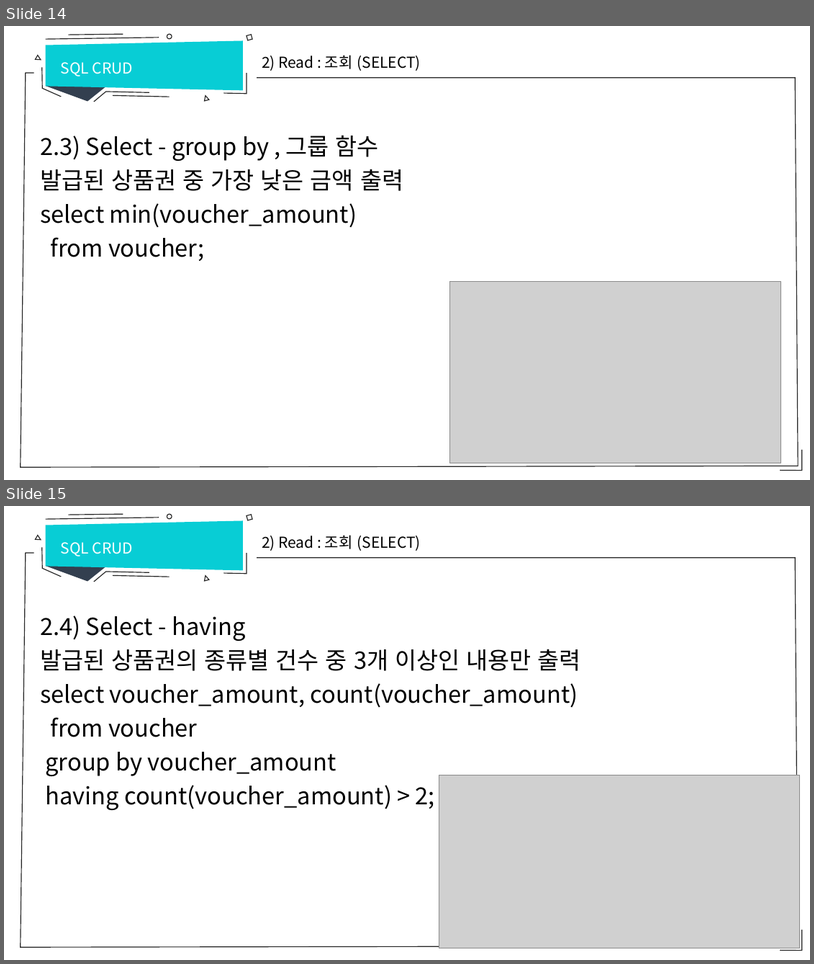
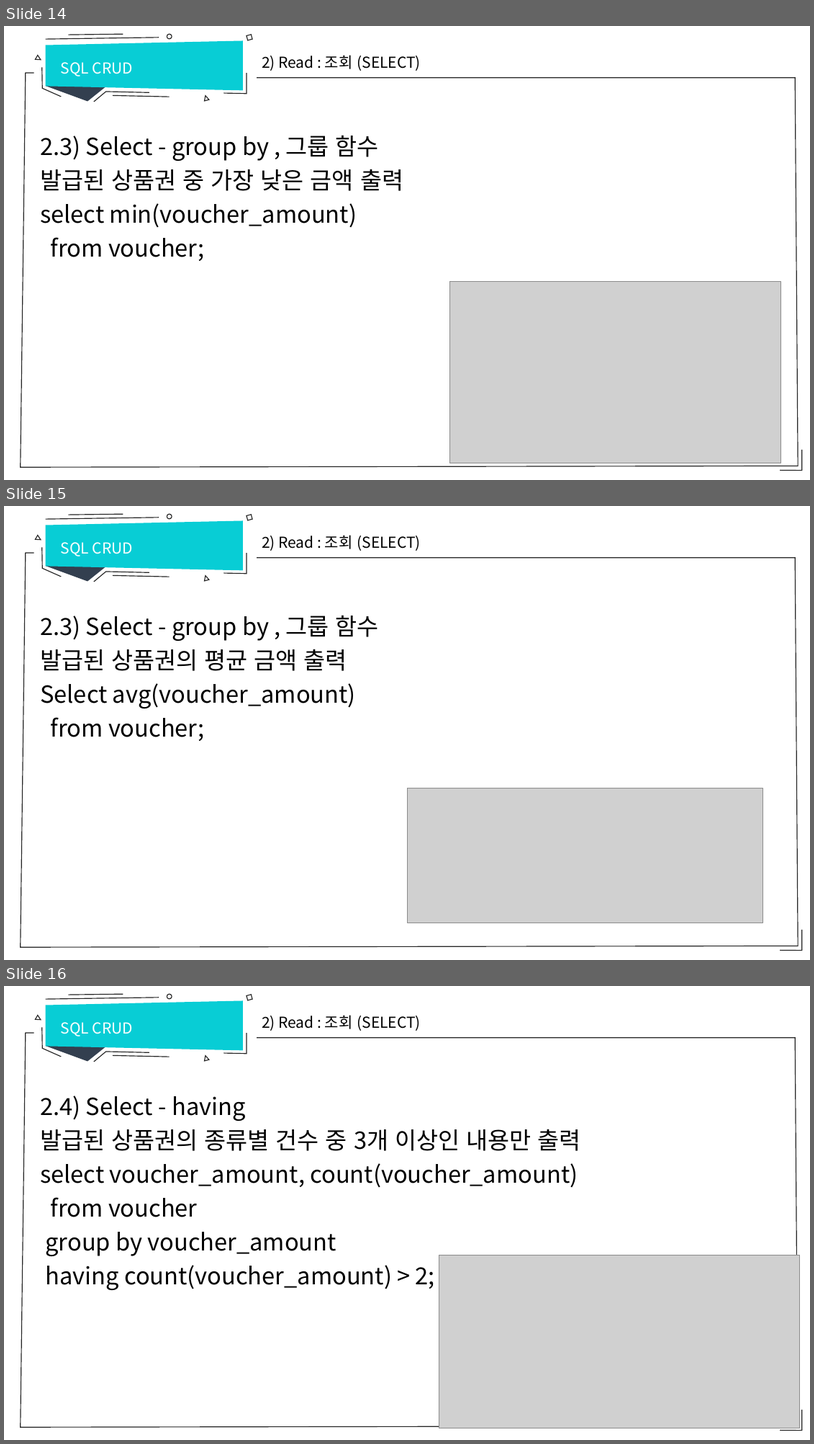
Before and after one commit to sumn-2020/lecture, a slide deck: database/7강 SQL CRUD.pptx. Shown one above the other, each under a label of ours: slides 14 and 15 before the commit, slides 14, 15 and 16 after it. The pictures are 814x964 and 814x1444 pixels, drawn with LibreOffice and Linux fonts; fonts in the diff are those of the drawing; grey boxes stand for pictures. Boxes give left, top, right and bottom in pixels: in the first picture for what was removed or moved away, otherwise in the second. Text is boxed around its words. In the diff, an @@ line names an element or a change of style, - is before the commit and + after.

```diff
--- a/database/7강 SQL CRUD.pptx
+++ b/database/7강 SQL CRUD.pptx
@@ slide 15 added at [4, 506, 810, 960], background #FFFFFF; not listed: 14 template elements that a slide beside it also shows @@
@@ text added at [61, 542, 133, 556], 18 pt, text #FFFFFF @@
+SQL CRUD
@@ text added at [262, 535, 420, 551], 18 pt, text #000000 @@
+2) Read : 조회 (SELECT)
@@ text added at [40, 615, 379, 741], 28 pt, text #000000 @@
+2.3) Select - group by , 그룹 함수
+발급된 상품권의 평균 금액 출력
+Select avg(voucher_amount)
+from voucher;
@@ picture added at [407, 788, 763, 922] @@
@@ what was slide 15 is now slide 16 @@
```
Also in this commit, not shown: 3 slides changed, 2 other files.
